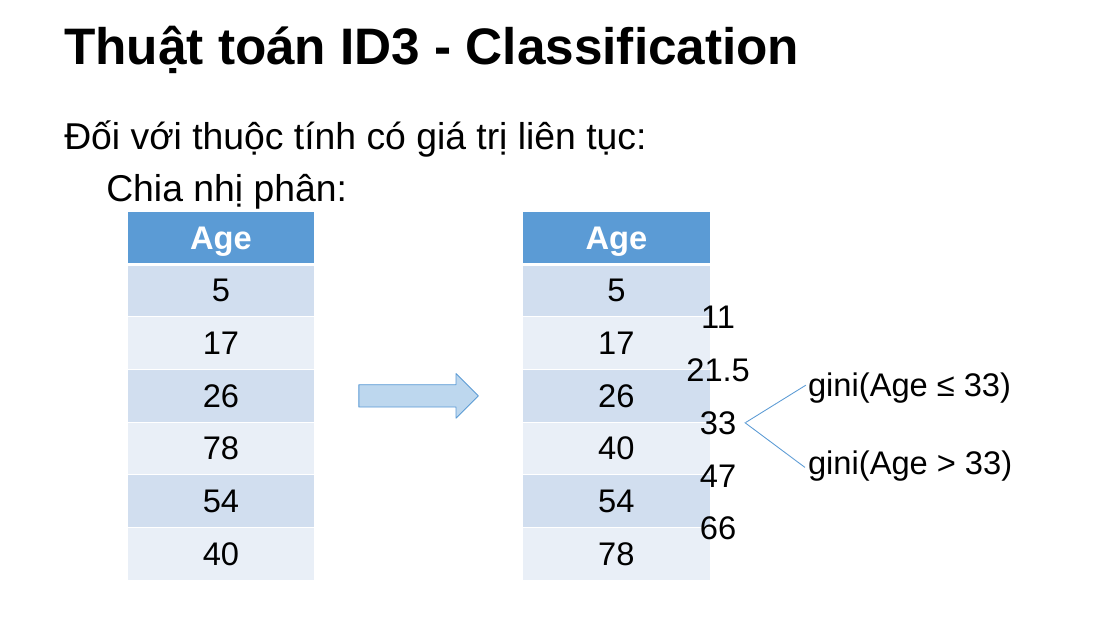
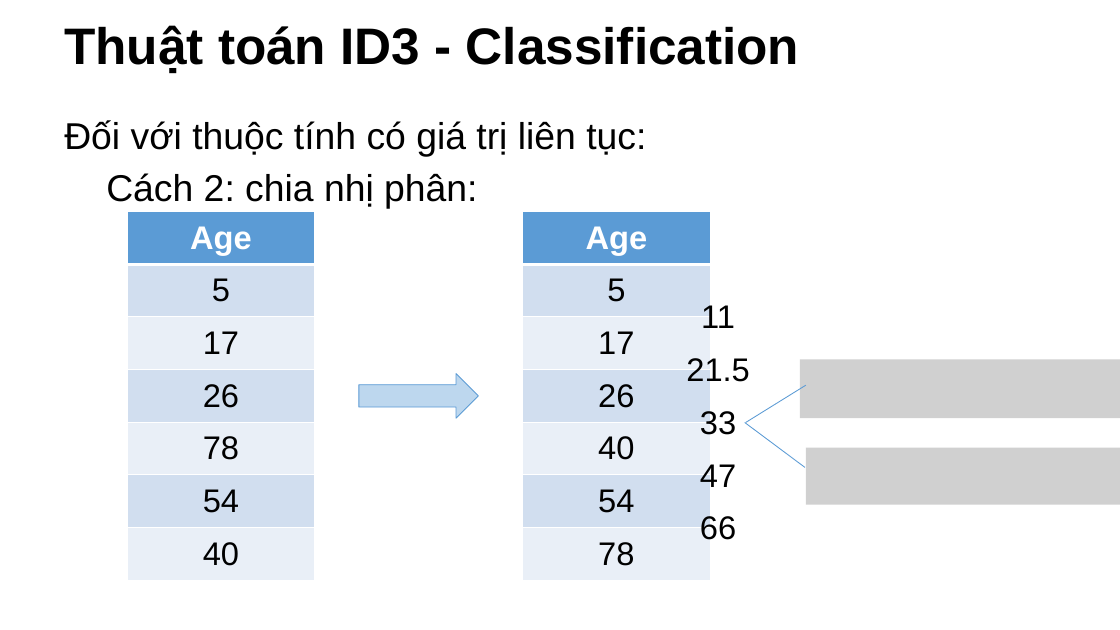
Before and after one commit to NCMyTu/CS523, a slide deck: slide 28 of slide/decision_tree.pptx (slide 27 before the commit). Drawn at 1120x630 pixels with LibreOffice and Linux fonts; fonts in the diff are those of the drawing; grey boxes stand for pictures; background and template pictures are left out. Boxes give left, top, right and bottom in pixels: in the first picture for what was removed or moved away, otherwise in the second. Text is boxed around its words. In the diff, an @@ line names an element or a change of style, - is before the commit and + after.

Commit message:
thêm ý nghĩa của entropy và gini

```diff
--- a/slide/decision_tree.pptx
+++ b/slide/decision_tree.pptx
@@ text at [106,173,477,209]: text changed @@
-Chia nhị phân:
+Cách 2: chia nhị phân:
@@ picture added at [800,360,1120,418] @@
@@ text removed at [808,372,1012,480] @@
-gini(Age ≤ 33)
-gini(Age > 33)
@@ picture added at [806,448,1120,505] @@
```
Also in this commit, not shown: 8 other slides changed, 2 slides added.
